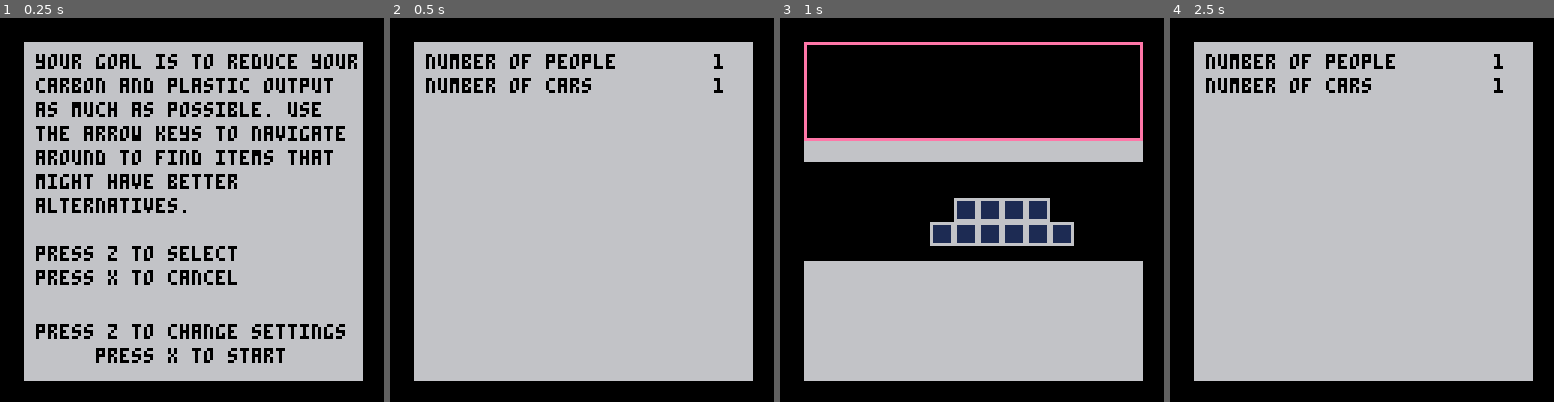
Above: before the commit, frames 1-4 (left to right).
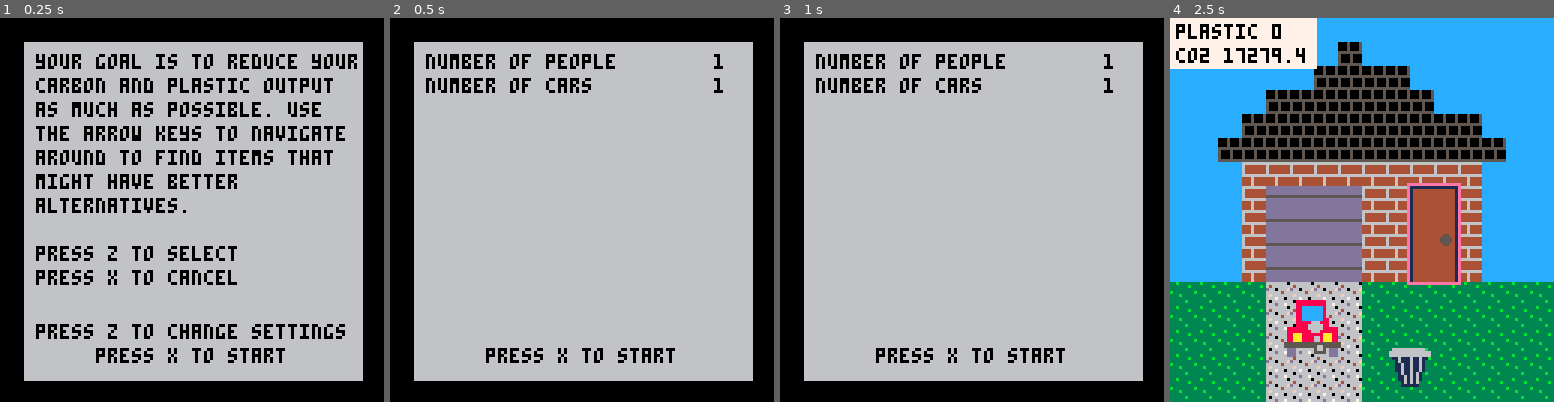
Above: after the commit, the same moments.

Repository: EmilyRagan/senior-project
Game: PICO-8 cartridge carts/home.p8
Same seed, same stepped clock (60 frames per second), same inputs: the game is played once before the commit and once after it.
Inputs:
- Up to frame 1 (0.25 s): no input
- Up to frame 2 (0.5 s): tap O (Z key) at 0.33 s
- Up to frame 3 (1 s): tap O (Z key) at 0.7 s
- Up to frame 4 (2.5 s): tap X (X key) at 1.07, 2.07, 2.4 s; tap O (Z key) at 1.43, 2.22 s; hold Left 1.97-2.37 s; hold Down from 2.42 s (still down)

Frame 1 is identical in both runs. In frame 2, 0.7% of the frame differs, in the area x 25-75%, y 85-90%; in frame 3, 43%; in frame 4, 91%, in the area x 0-100%, y 0-100%.

Commit message:
be able to enter game from settings

Diff:
--- a/carts/home.p8
+++ b/carts/home.p8
@@ -376,7 +376,7 @@
 -- logic in update function avoids frame drops and weird button behaviors
 function _update60()
   t = time()
-  if (not show_instructions)
+  if (not show_instructions and not show_settings)
   then
     if (current_scene == outdoor_interactives)
     then
@@ -575,6 +575,13 @@
   print(settings.people.value, 108, 12)
   print('number of cars', 12, 20)
   print(settings.cars.value, 108, 20)
+  print('press x to start', hcenter('press x to start'), 110)
+
+  if (btnp(buttons.x))
+  then
+    show_settings = false
+    _draw()
+  end
 end
 
 function drawOutside()
